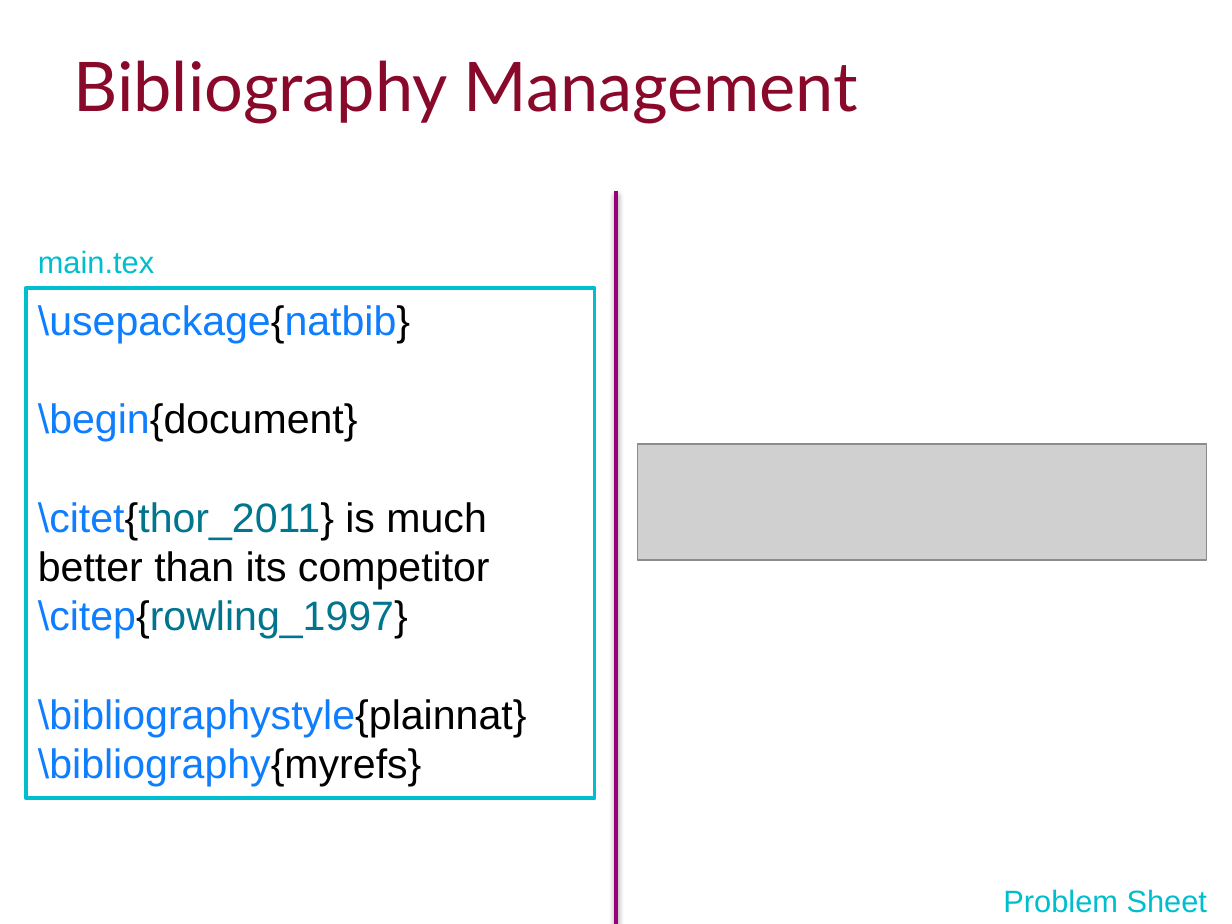
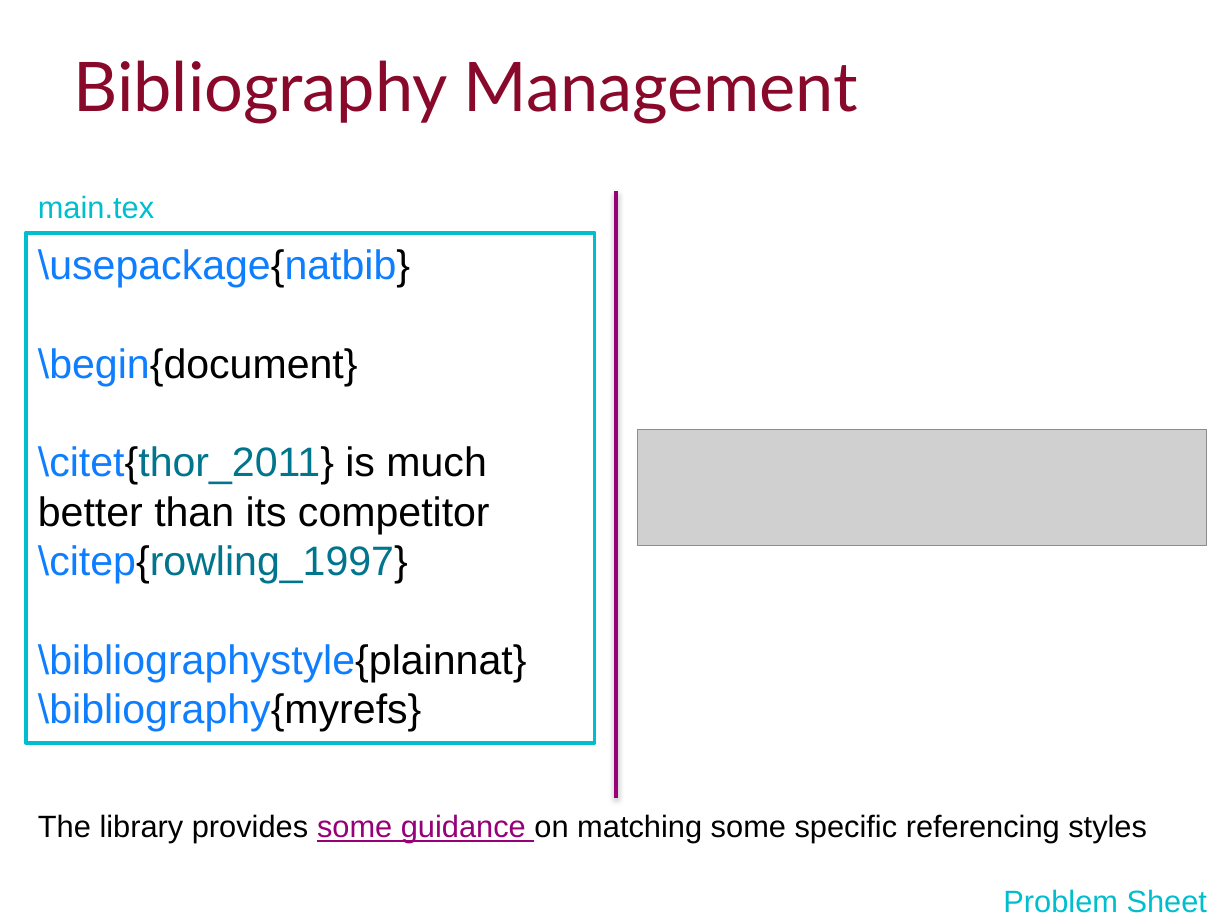
Before and after one commit to ImperialCollegeLondon/RCDS-introduction-to-latex, a slide deck: slide 22 of Intro to Latex Slides.pptx. Drawn at 1232x924 pixels with LibreOffice and Linux fonts; fonts in the diff are those of the drawing; grey boxes stand for pictures; background and template pictures are left out. Boxes give left, top, right and bottom in pixels: in the first picture for what was removed or moved away, otherwise in the second. Text is boxed around its words. In the diff, an @@ line names an element or a change of style, - is before the commit and + after.

Commit message:
Minor updates

```diff
--- a/Intro to Latex Slides.pptx
+++ b/Intro to Latex Slides.pptx
@@ text "main.tex": place and size @@
-text "main.tex" at (38, 250, 154, 274)
+text "main.tex" at (38, 195, 154, 219)
@@ line moved from (616, 191) - (616, 924) to (616, 191) - (616, 798) @@
@@ rectangle "\usepackage{natbib}": place and size @@
-rectangle "\usepackage{natbib}" at (26, 288, 595, 798)
+rectangle "\usepackage{natbib}" at (26, 233, 595, 743)
@@ picture: place and size @@
-picture at (637, 445, 1206, 561)
+picture at (637, 430, 1206, 546)
@@ text added at (38, 814, 1147, 843), 18 pt, text #000000 @@
+The library provides some guidance on matching some specific referencing styles
```
